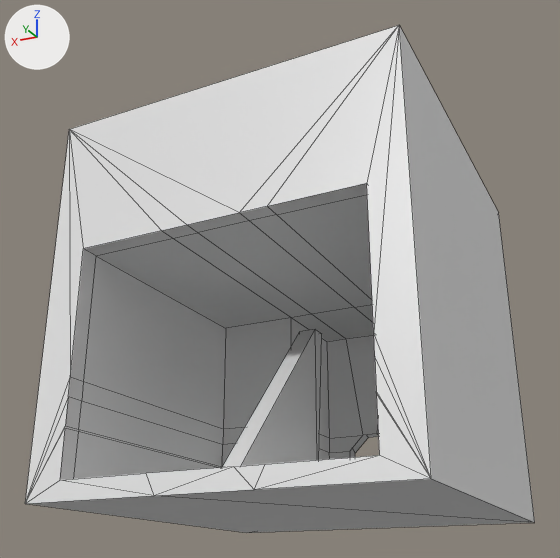
Renders of the Blender file Assets/Models/Environment/Scenes/Tutorial/tutorial_facilityRoomPewter2.blend from each side of a commit.
Camera for both pictures: a camera (50 mm lens) standing at (-18.2, 50.1, -4.9) and looking at (0.9, 11.7, 12.3). The lights are fixed; the arrows at upper left show +X, +Y and +Z. Mesh edges are drawn as thin lines.
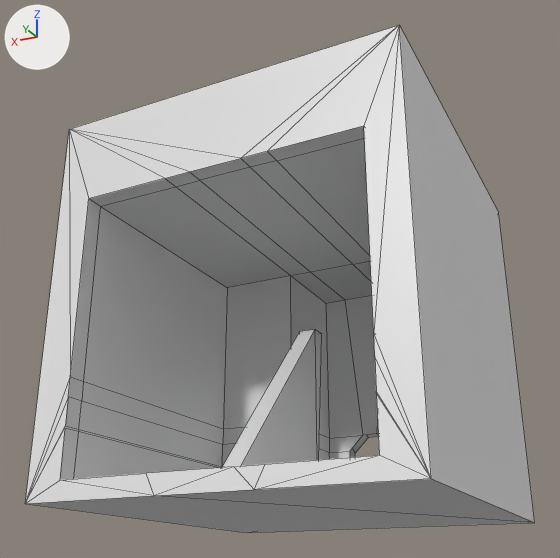
Where the change shows, as pixel boxes [x1, y1, x2, y2] in the pictures (560 x 558 px; the box of a moved part takes in the faces that stretch with it):
part 1 of me_cube_001, moved or reshaped: [69, 25, 399, 438] in both

Edits to the bpy script that builds the scene:
```text
Change me_cube_001:
    where me_cube_001.from_pydata(...)  # 116 vertices, 115 faces; spans x -10.0..10.0, y -1.0..21.0, z -1.0..20.0
    used by ob_cube; location = (0.0, 0.0, 0.0)
    me_cube_001 part 1: all 22 vertices in x -8.0..8.0, y 0.0..21.0, z 12.0 are moved by (0.0, 0.0, 3.0)
```
